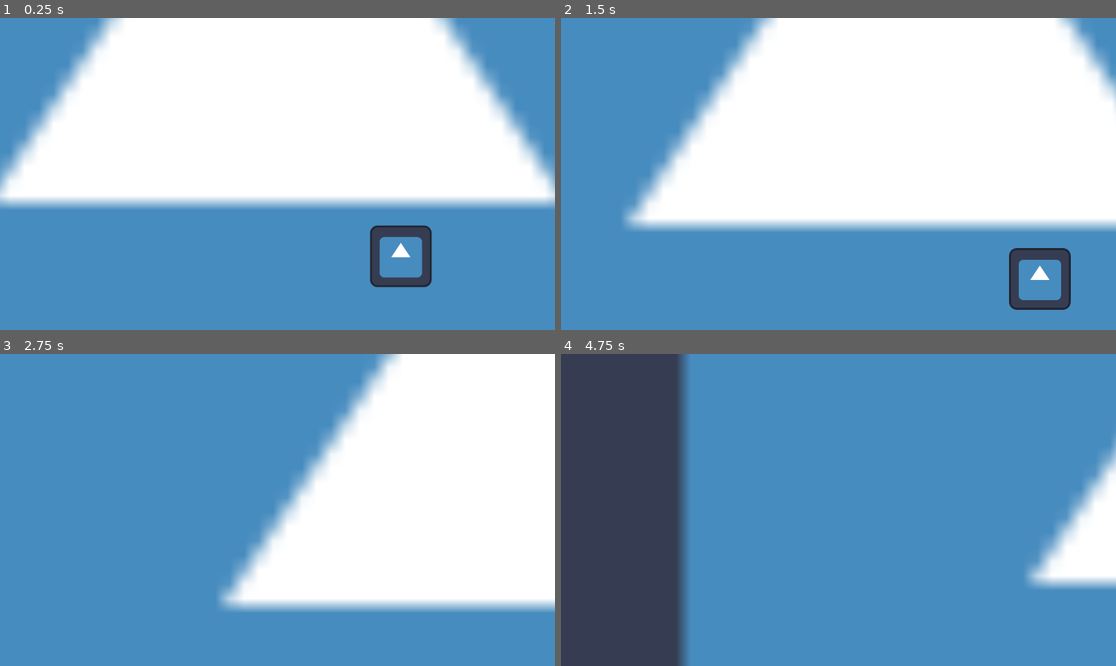
Above: before the commit, frames 1-4 (two rows, left to right).
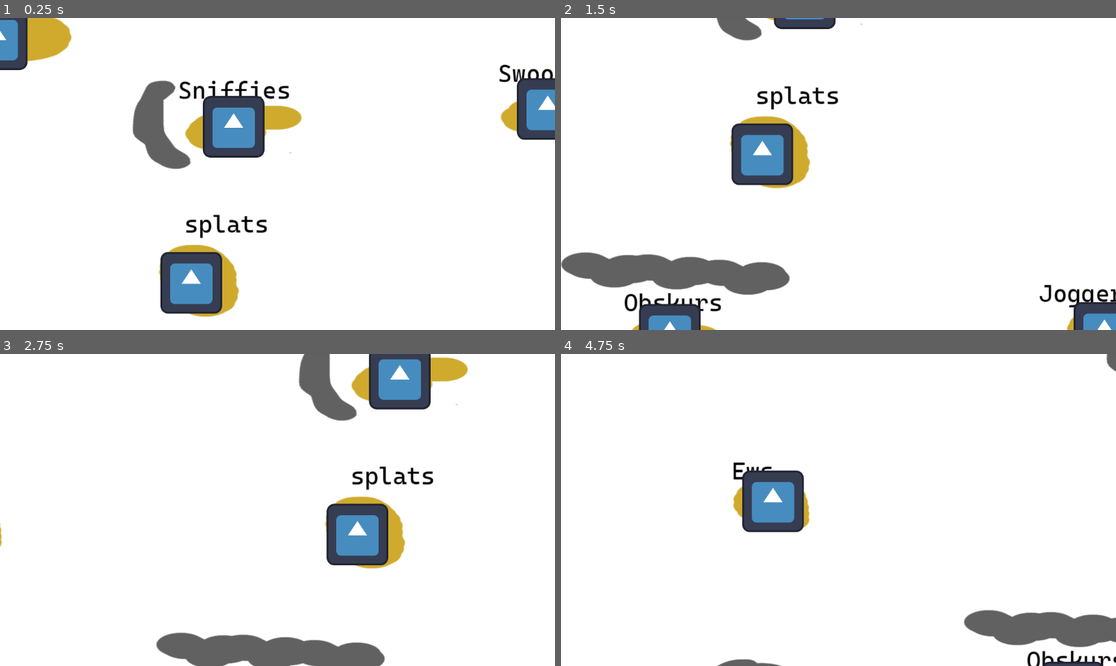
Above: after the commit, the same moments.

Repository: MaddestOfLads/jam-for-a-cause-team-stick-bug-game
Game: Godot game, scene res://Scene/map.tscn
Same seed, same stepped clock (60 frames per second), same inputs: the game is played once before the commit and once after it. The engine's default icon, where the game draws it, is replaced by a stand-in: a white triangle on a blue panel in a dark square.
Inputs (mouse positions are in pixels of both pictures, inside the frame that each line leads up to):
- Up to frame 1 (0.25 s): no input
- Up to frame 2 (1.5 s): tap Enter at 0.5 s; drag from (960, 255) to (894, 105) at 0.52 s; tap Space at 1.25 s; drag from (727, 189) to (960, 255) at 1.27 s
- Up to frame 3 (2.75 s): tap Enter at 2 s; move the mouse to (333, 441) at 2.02 s; press the mouse at (333, 441) at 2.03 s
- Up to frame 4 (4.75 s): release the mouse at (894, 441) at 2.75 s; tap Space at 2.75, 4.25 s; drag from (810, 572) to (672, 463) at 2.77 s; tap Enter at 3.5 s; move the mouse to (1005, 556) at 3.52 s; press the mouse at (1005, 556) at 3.53 s; release the mouse at (1005, 556) at 4.25 s; drag from (672, 463) to (1054, 550) at 4.27 s

The runs differ from the first frame. In frame 1, 58% of the frame differs, in the area x 0-100%, y 0-100%; in frame 2, 57%; in frame 3, 71%; in frame 4, 97%.

Commit message:
Upload map

Diff:
--- a/Scene/map.tscn
+++ b/Scene/map.tscn
@@ -1,10 +1,9 @@
 [gd_scene format=3 uid="uid://bxeoc8yaurxe4"]
 
 [ext_resource type="Script" uid="uid://en4jx6lwjent" path="res://Script/map.gd" id="1_5mejs"]
-[ext_resource type="Texture2D" uid="uid://cujvsfwpdtan4" path="res://icon.svg" id="2_s12we"]
+[ext_resource type="Texture2D" uid="uid://c81nw24nfj2xa" path="res://Resource/Sprite/island_layout.png" id="3_31wal"]
 [ext_resource type="Script" uid="uid://wiwu6muy3k5y" path="res://Script/camera.gd" id="3_54rcs"]
 [ext_resource type="PackedScene" uid="uid://on1ho4ye3jqs" path="res://Scene/island.tscn" id="4_31wal"]
-[ext_resource type="Script" uid="uid://cp6cpsfbfxh5i" path="res://Script/island_and_bridge_root.gd" id="5_54rcs"]
 [ext_resource type="PackedScene" uid="uid://cjqkjnfe00wvd" path="res://Scene/ui.tscn" id="5_s12we"]
 
 [node name="Map" type="Node2D" unique_id=961070656 node_paths=PackedStringArray("camera", "ui", "island_and_bridge_root")]
@@ -16,26 +15,120 @@
 [node name="CanvasLayer" type="CanvasLayer" parent="." unique_id=383927901]
 
 [node name="Ui" parent="CanvasLayer" unique_id=1818385894 instance=ExtResource("5_s12we")]
+visible = false
 
 [node name="Sprite2D" type="Sprite2D" parent="." unique_id=1615771826]
-position = Vector2(1920, 1920)
-scale = Vector2(30, 30)
-texture = ExtResource("2_s12we")
+texture = ExtResource("3_31wal")
 
 [node name="Camera2D" type="Camera2D" parent="." unique_id=1058211037]
-offset = Vector2(1920, 1920)
 script = ExtResource("3_54rcs")
 
 [node name="IslandAndBridgeRoot" type="Node" parent="." unique_id=22276009]
-script = ExtResource("5_54rcs")
 
 [node name="Island1" parent="IslandAndBridgeRoot" unique_id=1290088679 instance=ExtResource("4_31wal")]
-position = Vector2(1400, 2556)
+position = Vector2(-1942, 1077)
+inhabiting_race = 10
 
 [node name="Island2" parent="IslandAndBridgeRoot" unique_id=145559495 instance=ExtResource("4_31wal")]
-position = Vector2(2176, 2091)
+position = Vector2(-1741, 271)
 inhabiting_race = 26
 
 [node name="Island3" parent="IslandAndBridgeRoot" unique_id=1996463198 instance=ExtResource("4_31wal")]
-position = Vector2(1899, 1275)
+position = Vector2(-982, 724)
 inhabiting_race = 4
+
+[node name="Island4" parent="IslandAndBridgeRoot" unique_id=2017080390 instance=ExtResource("4_31wal")]
+position = Vector2(-1566, -465)
+inhabiting_race = 26
+
+[node name="Island5" parent="IslandAndBridgeRoot" unique_id=1028045140 instance=ExtResource("4_31wal")]
+position = Vector2(-1954, -1095)
+inhabiting_race = 26
+
+[node name="Island6" parent="IslandAndBridgeRoot" unique_id=910691152 instance=ExtResource("4_31wal")]
+position = Vector2(-993, 204)
+inhabiting_race = 26
+
+[node name="Island7" parent="IslandAndBridgeRoot" unique_id=7579868 instance=ExtResource("4_31wal")]
+position = Vector2(-463, 1060)
+inhabiting_race = 26
+
+[node name="Island8" parent="IslandAndBridgeRoot" unique_id=1032984426 instance=ExtResource("4_31wal")]
+position = Vector2(749, 1023)
+inhabiting_race = 26
+
+[node name="Island9" parent="IslandAndBridgeRoot" unique_id=232748515 instance=ExtResource("4_31wal")]
+position = Vector2(-371, 601)
+inhabiting_race = 26
+
+[node name="Island10" parent="IslandAndBridgeRoot" unique_id=1717877001 instance=ExtResource("4_31wal")]
+position = Vector2(-583, -280)
+inhabiting_race = 26
+
+[node name="Island11" parent="IslandAndBridgeRoot" unique_id=967029620 instance=ExtResource("4_31wal")]
+position = Vector2(531, 597)
+inhabiting_race = 26
+
+[node name="Island12" parent="IslandAndBridgeRoot" unique_id=1163492631 instance=ExtResource("4_31wal")]
+position = Vector2(1954, 1110)
+inhabiting_race = 26
+
+[node name="Island13" parent="IslandAndBridgeRoot" unique_id=1638542090 instance=ExtResource("4_31wal")]
+position = Vector2(1229, 825)
+inhabiting_race = 26
+
+[node name="Island14" parent="IslandAndBridgeRoot" unique_id=768656300 instance=ExtResource("4_31wal")]
+position = Vector2(-91, -98)
+inhabiting_race = 26
+
+[node name="Island15" parent="IslandAndBridgeRoot" unique_id=1782283731 instance=ExtResource("4_31wal")]
+position = Vector2(561, -135)
+inhabiting_race = 26
+
+[node name="Island16" parent="IslandAndBridgeRoot" unique_id=1146466295 instance=ExtResource("4_31wal")]
+position = Vector2(-1013, -1038)
+inhabiting_race = 26
+
+[node name="Island17" parent="IslandAndBridgeRoot" unique_id=401613557 instance=ExtResource("4_31wal")]
+position = Vector2(-184, -785)
+inhabiting_race = 26
+
+[node name="Island18" parent="IslandAndBridgeRoot" unique_id=2072657963 instance=ExtResource("4_31wal")]
+position = Vector2(-179, 226)
+inhabiting_race = 26
+
+[node name="Island19" parent="IslandAndBridgeRoot" unique_id=609901727 instance=ExtResource("4_31wal")]
+position = Vector2(1025, 234)
+inhabiting_race = 26
+
+[node name="Island20" parent="IslandAndBridgeRoot" unique_id=28071542 instance=ExtResource("4_31wal")]
+position = Vector2(1342, 119)
+inhabiting_race = 26
+
+[node name="Island21" parent="IslandAndBridgeRoot" unique_id=890590131 instance=ExtResource("4_31wal")]
+position = Vector2(1508, 317)
+inhabiting_race = 26
+
+[node name="Island22" parent="IslandAndBridgeRoot" unique_id=78530421 instance=ExtResource("4_31wal")]
+position = Vector2(1282, -166)
+inhabiting_race = 26
+
+[node name="Island23" parent="IslandAndBridgeRoot" unique_id=691411900 instance=ExtResource("4_31wal")]
+position = Vector2(1260, -717)
+inhabiting_race = 26
+
+[node name="Island24" parent="IslandAndBridgeRoot" unique_id=621575409 instance=ExtResource("4_31wal")]
+position = Vector2(134, -579)
+inhabiting_race = 26
+
+[node name="Island25" parent="IslandAndBridgeRoot" unique_id=1217184711 instance=ExtResource("4_31wal")]
+position = Vector2(648, -625)
+inhabiting_race = 26
+
+[node name="Island26" parent="IslandAndBridgeRoot" unique_id=1845251577 instance=ExtResource("4_31wal")]
+position = Vector2(580, -901)
+inhabiting_race = 26
+
+[node name="Island27" parent="IslandAndBridgeRoot" unique_id=1149855531 instance=ExtResource("4_31wal")]
+position = Vector2(1866, -1043)
+inhabiting_race = 26
--- a/Scene/ui.tscn
+++ b/Scene/ui.tscn
@@ -2,7 +2,7 @@
 
 [ext_resource type="Script" uid="uid://b4tosyx6ou84r" path="res://Script/ui.gd" id="1_3i1b0"]
 
-[node name="Ui" type="Control" unique_id=1818385894 node_paths=PackedStringArray("race_name_label", "race_description_label", "race_image_texture_rect")]
+[node name="Ui" type="Control" unique_id=1818385894 node_paths=PackedStringArray("race_name_label", "race_description_label", "race_image_texture_rect", "race_description_ui", "popup_ui", "popup_label")]
 layout_mode = 3
 anchors_preset = 15
 anchor_right = 1.0
@@ -11,57 +11,73 @@
 grow_vertical = 2
 mouse_filter = 2
 script = ExtResource("1_3i1b0")
-race_name_label = NodePath("VBoxContainer/PanelContainer/VBoxContainer/MarginContainer/NameLabel")
-race_description_label = NodePath("VBoxContainer/PanelContainer/VBoxContainer/MarginContainer2/DescriptionLabel")
-race_image_texture_rect = NodePath("VBoxContainer/PanelContainer2/TextureRect")
+race_name_label = NodePath("HBoxContainer/PanelContainer/VBoxContainer/MarginContainer/NameLabel")
+race_description_label = NodePath("HBoxContainer/PanelContainer/VBoxContainer/MarginContainer2/DescriptionLabel")
+race_image_texture_rect = NodePath("HBoxContainer/PanelContainer2/TextureRect")
+race_description_ui = NodePath("HBoxContainer")
+popup_ui = NodePath("PopupContainer")
+popup_label = NodePath("PopupContainer/MarginContainer/RichTextLabel")
 
-[node name="VBoxContainer" type="HBoxContainer" parent="." unique_id=2089871631]
+[node name="HBoxContainer" type="HBoxContainer" parent="." unique_id=2089871631]
 layout_mode = 0
 offset_right = 1148.0
 offset_bottom = 648.0
 size_flags_horizontal = 3
 mouse_filter = 2
 
-[node name="PanelContainer" type="PanelContainer" parent="VBoxContainer" unique_id=366050909]
+[node name="PanelContainer" type="PanelContainer" parent="HBoxContainer" unique_id=366050909]
 layout_mode = 2
 size_flags_horizontal = 3
 size_flags_vertical = 8
 mouse_filter = 2
 
-[node name="VBoxContainer" type="VBoxContainer" parent="VBoxContainer/PanelContainer" unique_id=1863533658]
+[node name="VBoxContainer" type="VBoxContainer" parent="HBoxContainer/PanelContainer" unique_id=1863533658]
 layout_mode = 2
 mouse_filter = 2
 
-[node name="MarginContainer" type="MarginContainer" parent="VBoxContainer/PanelContainer/VBoxContainer" unique_id=503393991]
+[node name="MarginContainer" type="MarginContainer" parent="HBoxContainer/PanelContainer/VBoxContainer" unique_id=503393991]
 layout_mode = 2
 mouse_filter = 2
 
-[node name="NameLabel" type="RichTextLabel" parent="VBoxContainer/PanelContainer/VBoxContainer/MarginContainer" unique_id=2022518571]
+[node name="NameLabel" type="RichTextLabel" parent="HBoxContainer/PanelContainer/VBoxContainer/MarginContainer" unique_id=2022518571]
 custom_minimum_size = Vector2(256, 0)
 layout_mode = 2
 mouse_filter = 2
 text = "Race name goes here."
 fit_content = true
 
-[node name="MarginContainer2" type="MarginContainer" parent="VBoxContainer/PanelContainer/VBoxContainer" unique_id=367284565]
+[node name="MarginContainer2" type="MarginContainer" parent="HBoxContainer/PanelContainer/VBoxContainer" unique_id=367284565]
 layout_mode = 2
 mouse_filter = 2
 
-[node name="DescriptionLabel" type="RichTextLabel" parent="VBoxContainer/PanelContainer/VBoxContainer/MarginContainer2" unique_id=245451297]
+[node name="DescriptionLabel" type="RichTextLabel" parent="HBoxContainer/PanelContainer/VBoxContainer/MarginContainer2" unique_id=245451297]
 layout_mode = 2
 size_flags_vertical = 3
 mouse_filter = 2
 text = "Race description goes here. Make it very long. oiaoi aoia aoia oaioai aoi aoai oai oaiao aoiaoiaoai aiaoa aiaoa …(182 unchanged characters)…
 fit_content = true
 
-[node name="PanelContainer2" type="PanelContainer" parent="VBoxContainer" unique_id=2117891540]
+[node name="PanelContainer2" type="PanelContainer" parent="HBoxContainer" unique_id=2117891540]
 layout_mode = 2
 size_flags_vertical = 8
 mouse_filter = 2
 
-[node name="TextureRect" type="TextureRect" parent="VBoxContainer/PanelContainer2" unique_id=654016041]
-custom_minimum_size = Vector2(256, 384)
+[node name="TextureRect" type="TextureRect" parent="HBoxContainer/PanelContainer2" unique_id=654016041]
 layout_mode = 2
 size_flags_horizontal = 8
 size_flags_vertical = 8
 mouse_filter = 2
+
+[node name="PopupContainer" type="PanelContainer" parent="." unique_id=1437084460]
+layout_mode = 1
+offset_right = 10.0
+offset_bottom = 10.0
+
+[node name="MarginContainer" type="MarginContainer" parent="PopupContainer" unique_id=555889398]
+layout_mode = 2
+
+[node name="RichTextLabel" type="RichTextLabel" parent="PopupContainer/MarginContainer" unique_id=72813241]
+custom_minimum_size = Vector2(512, 0)
+layout_mode = 2
+text = "Popup text will go here."
+fit_content = true
--- a/Script/bridge.gd
+++ b/Script/bridge.gd
@@ -35,21 +35,12 @@
 	island_1 = start_island
 	set_ends(start_island.position, start_island.position)
 
-func build_bridge(end_island: Island) -> Bridge:
+func try_build_bridge(end_island: Island) -> Bridge:
 	if(island_1 == end_island):
 		return null
 
 	island_2 = end_island
-
-	set_ends_to_islands()
-	island_1.add_bridge(self)
-	island_2.add_bridge(self)
-	resize_collider()
-
-	mouse_entered.connect(on_mouse_entered)
-	mouse_exited.connect(on_mouse_exited)
-
-	modulate = _default_modulate
+	build_bridge()
 	return self
 
 func burn_bridge() -> void:
@@ -80,3 +71,14 @@
 	var rect = RectangleShape2D.new()
 	rect.size = Vector2(length, line.width + COLLIDER_PADDING)
 	line_collider.shape = rect
+
+func build_bridge() -> void:
+	set_ends_to_islands()
+	island_1.add_bridge(self)
+	island_2.add_bridge(self)
+	resize_collider()
+
+	mouse_entered.connect(on_mouse_entered)
+	mouse_exited.connect(on_mouse_exited)
+
+	modulate = _default_modulate
--- a/Script/island.gd
+++ b/Script/island.gd
@@ -3,7 +3,7 @@
 
 @export var inhabiting_race: RaceDB.Races
 @export var radius_circle : RadiusCircle = null
-@export var base_radius : int = 5
+@export var base_radius : int = 3
 
 const RADIUS_MULTIPLIER : int = 200
 
@@ -16,9 +16,11 @@
 
 var connected_bridges : Array[Bridge] = []
 
+func update_radius_circle():
+	radius_circle.radius = get_effective_radius()
 
 func _ready() -> void:
-	radius_circle.radius = effective_radius()
+	radius_circle.radius = get_effective_radius()
 	mouse_entered.connect(on_mouse_entered)
 	mouse_exited.connect(on_mouse_exited)
 	modulate = _default_modulate
@@ -35,12 +37,14 @@
 
 func add_bridge(bridge : Bridge):
 	connected_bridges.append(bridge)
+	update_radius_circle()
 
 func remove_bridge(bridge : Bridge):
 	for i in range(connected_bridges.size()):
 		if (connected_bridges[i] == bridge):
 			connected_bridges.remove_at(i)
 			break
+	update_radius_circle()
 
 func is_other_island_already_connected(other : Island) -> bool:
 	for i in range(connected_bridges.size()):
@@ -48,9 +52,9 @@
 			return true
 	return false
 
-func effective_radius() -> int:
+func get_effective_radius() -> int:
 	return (base_radius + connected_bridges.size()) * RADIUS_MULTIPLIER
 
 func is_other_island_within_range(other : Island) -> bool:
 	var dist = position.distance_to(other.position)
-	return (dist <= effective_radius() and dist <= other.effective_radius())
+	return (dist <= get_effective_radius() and dist <= other.get_effective_radius())
--- a/Script/map.gd
+++ b/Script/map.gd
@@ -106,7 +106,7 @@
 		_drawn_bridge.queue_free()
 		pass # TODO: show an "island already connected" popup
 	else:
-		_drawn_bridge.build_bridge(_hovered_entity)
+		_drawn_bridge.try_build_bridge(_hovered_entity)
 
 	_drawn_bridge = null
 	_drag_start_entity = null
--- a/Script/race_db.gd
+++ b/Script/race_db.gd
@@ -39,6 +39,13 @@
 	Pollies,
 	Splats,
 	Bloobs,
+}
+
+enum BridgeResult {
+	OK,
+	HATED,
+	NEEDED,
+	HATED_SPECIAL
 }
 
 const RaceNameDict := {
@@ -106,3 +113,7 @@
 	for tag in _valid_tags:
 		if tag not in _valid_tags:
 			assert(tag == "", "Tag '%s' is not a valid tag" % tag)
+
+func GetBridgeResult(race1 : Races, race2 : Races) -> BridgeResult:
+
+	return BridgeResult.OK
--- a/Script/ui.gd
+++ b/Script/ui.gd
@@ -4,12 +4,16 @@
 @export var race_name_label : RichTextLabel = null
 @export var race_description_label : RichTextLabel = null
 @export var race_image_texture_rect : TextureRect = null
+@export var race_description_ui : Control = null
+@export var popup_ui : Control = null
+@export var popup_label : RichTextLabel = null
 
 var _prev_island: Island = null
 
 
 func _ready() -> void:
-	hide()
+	race_description_ui.hide()
+	popup_ui.hide()
 
 func set_details(island: Island) -> void:
 	if race_name_label and race_description_label and race_image_texture_rect:
@@ -18,7 +22,7 @@
 
 		# TODO: FINALIZE WHEN TEXTURES AVAILABLE
 		race_image_texture_rect.texture = null
-		show()
+		race_description_ui.show()
 
 	else:
 		print("UI ERROR: NULL REFERENCE IN UI PROPERTIES")
@@ -31,16 +35,24 @@
 
 		# TODO: FINALIZE WHEN TEXTURES AVAILABLE
 		race_image_texture_rect.texture = null
-		show()
+		race_description_ui.show()
 
 func clear_details() -> void:
 	if race_name_label and race_description_label and race_image_texture_rect:
 		race_name_label.text = ""
 		race_description_label.text = ""
 		race_image_texture_rect.texture = null
-		hide()
+		race_description_ui.hide()
 	else:
 		print("UI ERROR: NULL REFERENCE IN UI PROPERTIES")
 
 func set_prev(island: Island) -> void:
 	_prev_island = island
+
+func show_popup(race1 : RaceDB.Races, race2 : RaceDB.Races):
+	popup_ui.show()
+	# TODO: get text from DB, replace race_A and race_B in text with race names, and
+	return
+
+func hide_popup():
+	popup_ui.hide()
Binary file added: Resource/Sprite/island_layout.png
Not shown, added: Resource/Sprite/island_layout.png.import
